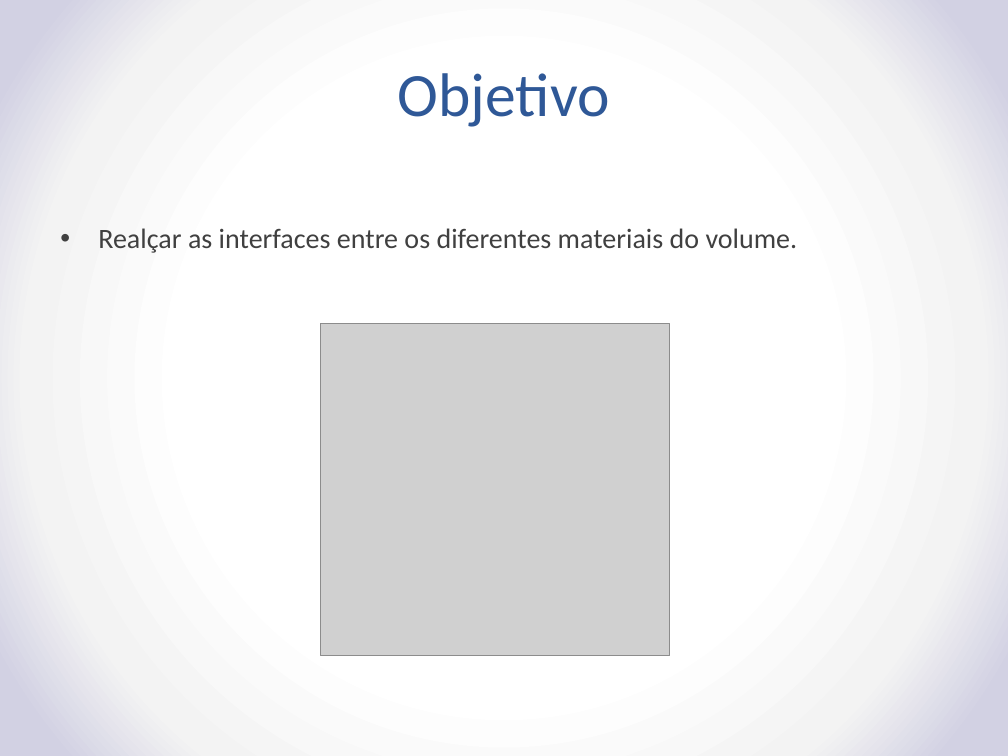
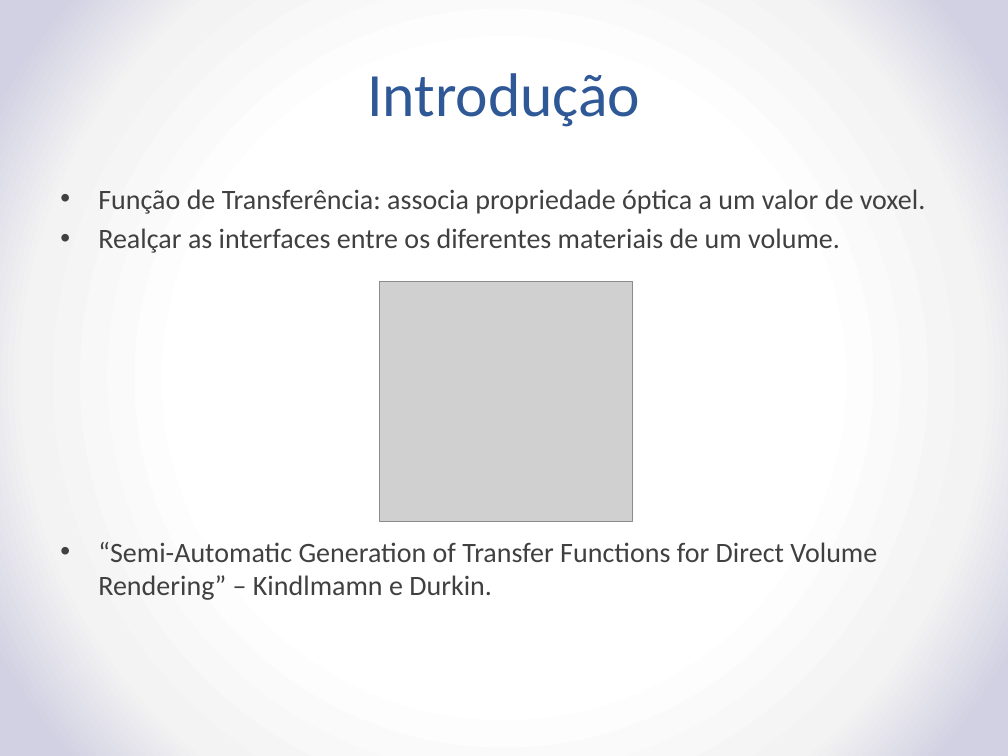
Before and after one commit to rustanitu/TFG, a slide deck: slide 2 of TransferFunctionResearch.pptx. Drawn at 1008x756 pixels with LibreOffice and Linux fonts; fonts in the diff are those of the drawing; grey boxes stand for pictures. Boxes give left, top, right and bottom in pixels: in the first picture for what was removed or moved away, otherwise in the second. Text is boxed around its words. In the diff, an @@ line names an element or a change of style, - is before the commit and + after.

```diff
--- a/TransferFunctionResearch.pptx
+++ b/TransferFunctionResearch.pptx
@@ title at bbox=[367, 73, 640, 127]: text changed @@
-Objetivo
+Introdução
@@ text at bbox=[98, 189, 926, 600]: text changed @@
-• Realçar as interfaces entre os diferentes materiais do volume.
+• Função de Transferência: associa propriedade óptica a um valor de voxel.
+• Realçar as interfaces entre os diferentes materiais de um volume.
+• “Semi-Automatic Generation of Transfer Functions for Direct Volume Rendering” – Kindlmamn e Durkin.
@@ picture: place and size @@
-picture at bbox=[321, 324, 670, 656]
+picture at bbox=[380, 281, 633, 522]
```
Also in this commit, not shown: 5 other slides changed, 7 slides added, 3 other files.
